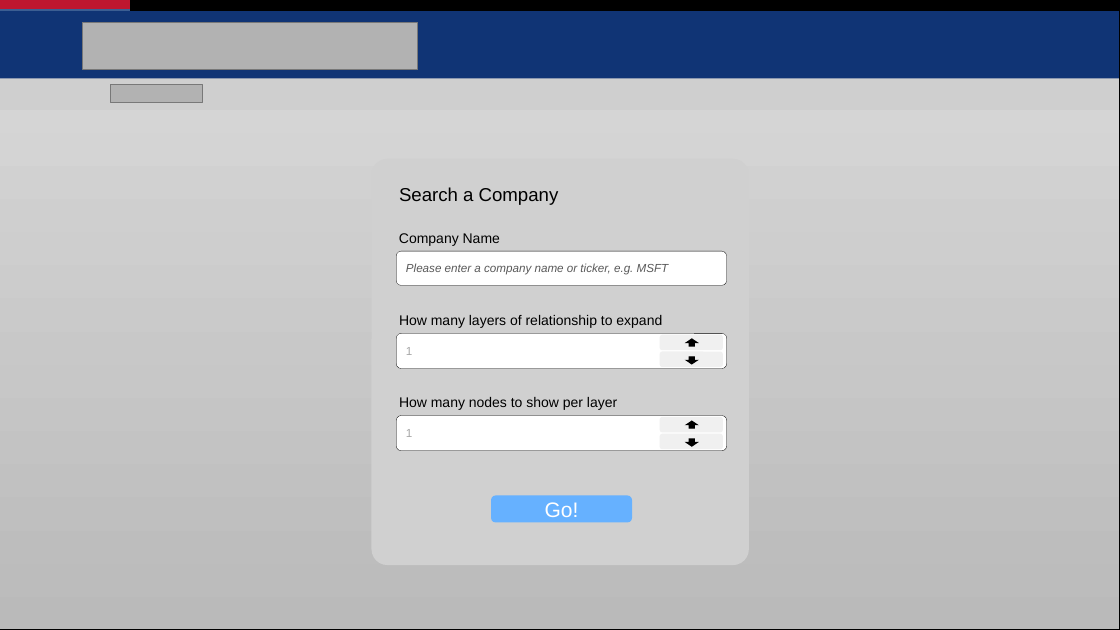
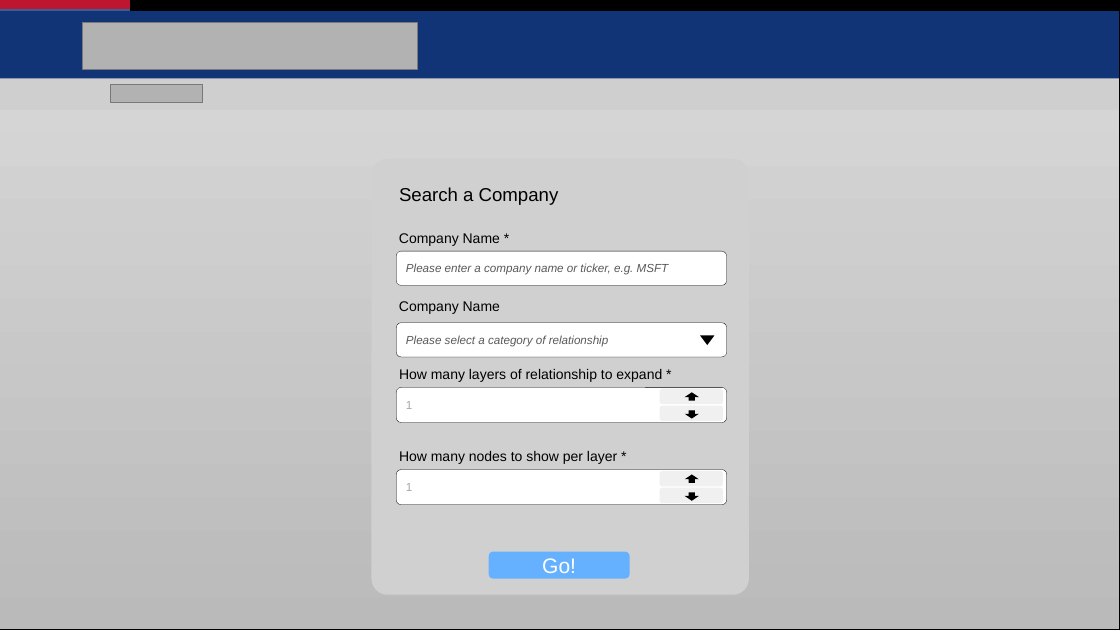
Before and after one commit to WRDSTech/documentations, a slide deck: slide 2 of ux_design/competition-graph-hifi-ui.pptx. Drawn at 1120x630 pixels with LibreOffice and Linux fonts; fonts in the diff are those of the drawing; grey boxes stand for pictures; background and template pictures are left out. Boxes give left, top, right and bottom in pixels: in the first picture for what was removed or moved away, otherwise in the second. Text is boxed around its words. In the diff, an @@ line names an element or a change of style, - is before the commit and + after.

```diff
--- a/ux_design/competition-graph-hifi-ui.pptx
+++ b/ux_design/competition-graph-hifi-ui.pptx
@@ picture: place and size @@
-picture at (371,159,749,565)
+picture at (371,159,749,595)
@@ rounded rectangle added at (397,323,727,357), fill #FFFFFF, outline #000000 0.25 pt, 10 pt, text #595959, italic @@
+Please select a category of relationship
@@ text added at (399,301,500,314), 12 pt, text #000000 @@
+Company Name
@@ triangle added at (702,336,713,344), fill #000000, outline #000000 1 pt @@
@@ text at (399,369,662,382): text changed @@
-How many layers of relationship to expand
+How many layers of relationship to expand *
@@ text at (399,451,617,464): text changed @@
-How many nodes to show per layer
+How many nodes to show per layer *
@@ 6 rounded rectangles, 4 down arrows: place and size @@
-6 rounded rectangles, 4 down arrows at (397,334,727,451)
+6 rounded rectangles, 4 down arrows at (397,387,727,505)
@@ rounded rectangle "Go!": place and size @@
-rounded rectangle "Go!" at (492,496,633,523)
+rounded rectangle "Go!" at (489,552,630,579)
```
Also in this commit, not shown: 11 other files.
